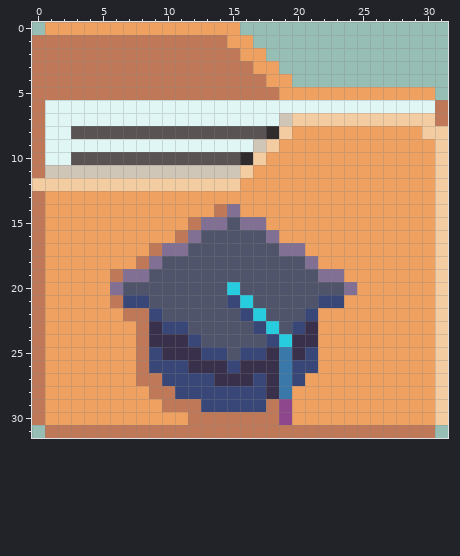
Pixel-art sprite: gdevportfolio/public/icons/projects.png. That is the earlier state.
The file is 32x32 pixels.
Now the later version:
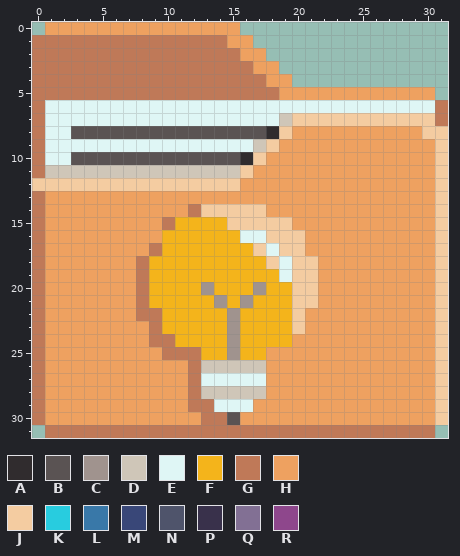
Palette (. is transparent): A #302c2e  B #5a5353  C #a0938e  D #cfc6b8  E #dff6f5  F #f4b41b  G #bf7958  H #eea160  J #f4cca1  K #28ccdf  L #3978a8  M #394778  N #4f546b  P #39314b  Q #827094  R #8e478c
Difference:
{"y":14,"x":12,"old":"HHGQHH","new":"GJJJJJ"}
{"y":15,"x":10,"old":"HHGQQNQQHH","new":"GFFFFJJJJJ"}
{"y":16,"x":10,"old":"HGQNNNNNQHH","new":"FFFFFFEEJJJ"}
{"y":17,"x":10,"old":"QQNNNNNNNQQ","new":"FFFFFFFJEJJ"}
{"y":18,"x":9,"old":"QNNNNNNNNNNNQ","new":"FFFFFFFFFJEJJ"}
{"y":19,"x":6,"old":"GQQNNNNNNNNNNNNNQQ","new":"HHGFFFFFFFFFFEJJHH"}
{"y":20,"x":6,"old":"QNNNNNNNNKNNNNNNNNQ","new":"HHGFFFFCFFFCFFJJHHH"}
{"y":21,"x":6,"old":"GMMNNNNNNMKNNNNNMM","new":"HHGFFFFFCFCFFFJJHH"}
{"y":22,"x":7,"old":"G","new":"H"}
{"y":22,"x":9,"old":"MNNNNNNMKNNNM","new":"GFFFFFCFFFFJH"}
{"y":23,"x":8,"old":"GPMMNNNNNMKNMP","new":"HGFFFFFCFFFFJH"}
{"y":24,"x":8,"old":"GPPPMNNNNNMKPP","new":"HGGFFFFCFFFFHH"}
{"y":25,"x":8,"old":"GMPPPMMNMMPLPM","new":"HHGGGFFCFFHHHH"}
{"y":26,"x":8,"old":"GMMMPPPMPPPLMM","new":"HHHHGDDDDDHHHH"}
{"y":27,"x":8,"old":"GGMMMMPPPMPLM","new":"HHHHGEEEEEHHH"}
{"y":28,"x":9,"old":"GGMMMMMMMPL","new":"HHHGDDDDDHH"}
{"y":29,"x":10,"old":"GG","new":"HH"}
{"y":29,"x":13,"old":"MMMMMGR","new":"GEEEHHH"}
{"y":30,"x":12,"old":"G","new":"H"}
{"y":30,"x":15,"old":"GGGGR","new":"BHHHH"}
